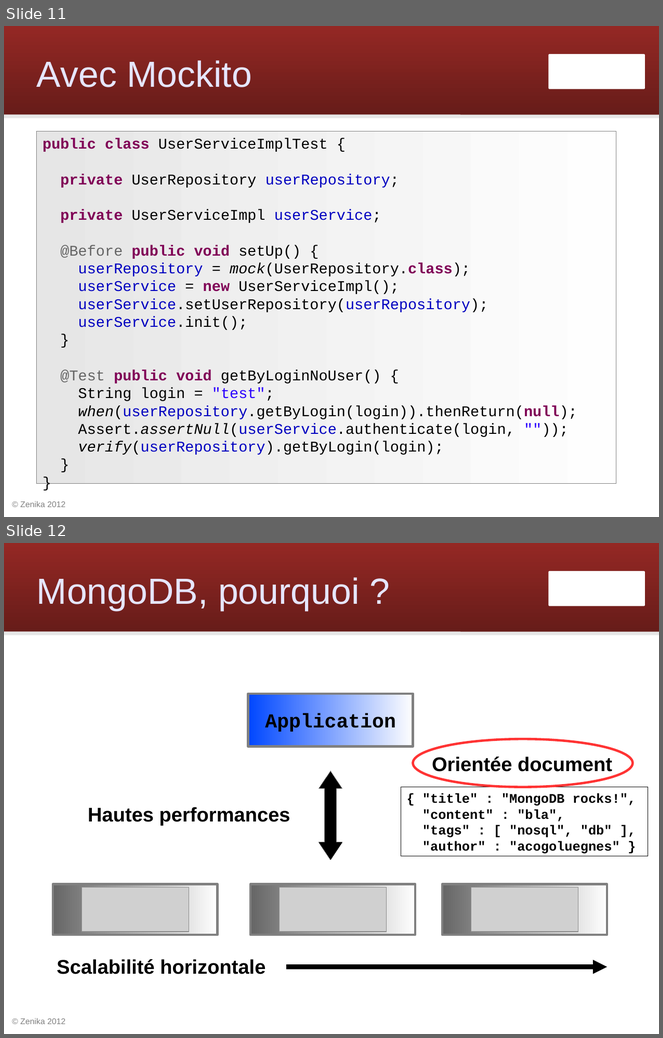
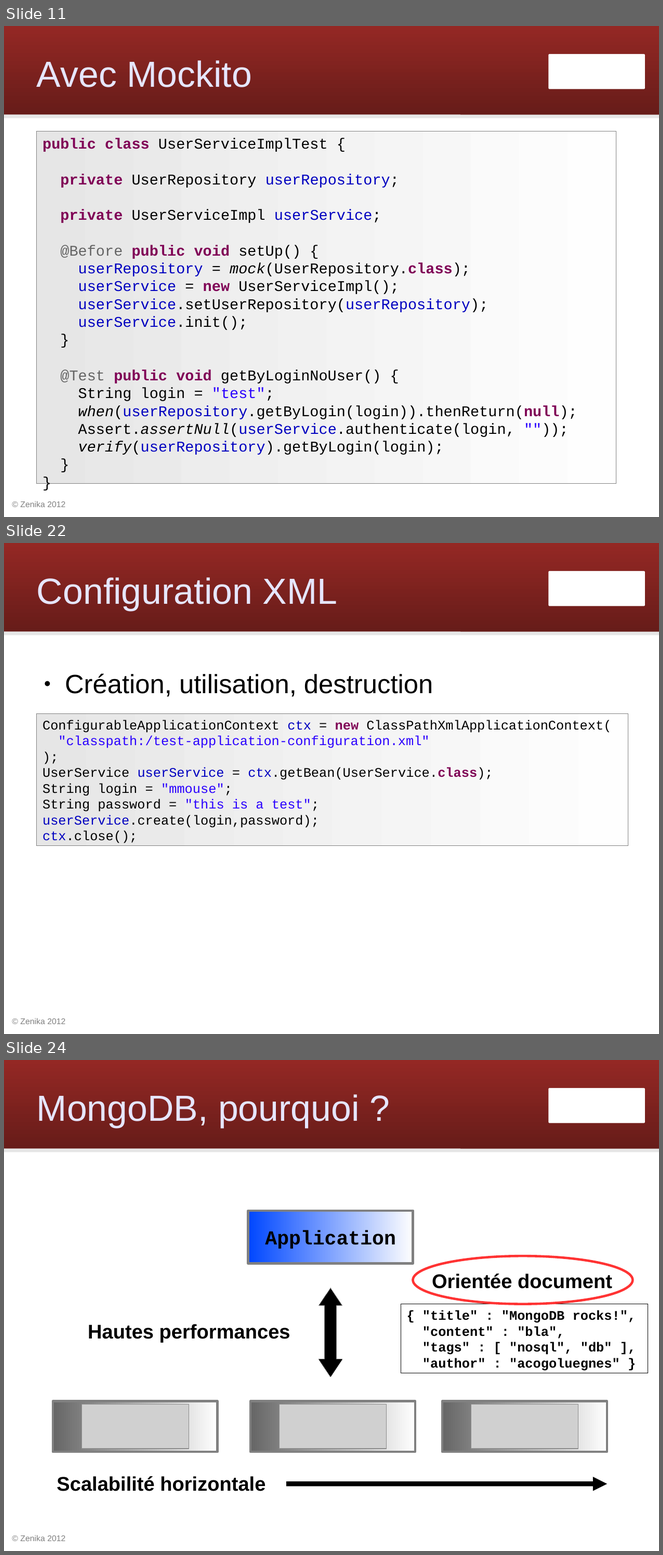
Before and after one commit to Zenika/workshop-spring-core, a slide deck: spring-workshop.odp. Shown one above the other, each under a label of ours: slides 11 and 12 before the commit, slides 11, 22 and 24 after it; the slides between them are not shown. The pictures are 663x1038 and 663x1555 pixels, drawn with LibreOffice and Linux fonts; fonts in the diff are those of the drawing; grey boxes stand for pictures; background and template pictures are left out. Boxes give left, top, right and bottom in pixels: in the first picture for what was removed or moved away, otherwise in the second. Text is boxed around its words. In the diff, an @@ line names an element or a change of style, - is before the commit and + after.

Commit message:
slides configuration XML

```diff
--- a/spring-workshop.odp
+++ b/spring-workshop.odp
@@ slide 22 added at box(4, 543, 659, 1034), background #FFFFFF; not listed: 4 template elements that a slide beside it also shows @@
@@ title added at box(37, 577, 338, 611), 44 pt, text #E6E6FF @@
+Configuration XML
@@ text added at box(65, 674, 433, 697), 32 pt, text #000000 @@
+● Création, utilisation, destruction
@@ rectangle added at box(37, 714, 629, 846), fill gradient #E6E6E6 to #FEFEFE, outline #808080 0 pt, 16 pt, text #000000 @@
+ConfigurableApplicationContext ctx = new ClassPathXmlApplicationContext(
+"classpath:/test-application-configuration.xml"
+);
+UserService userService = ctx.getBean(UserService.class);
+String login = "mmouse";
+String password = "this is a test";
+userService.create(login,password);
+ctx.close();
@@ what was slide 12 is now slide 24 @@
```
Also in this commit, not shown: 11 other slides added, 1 other file.
